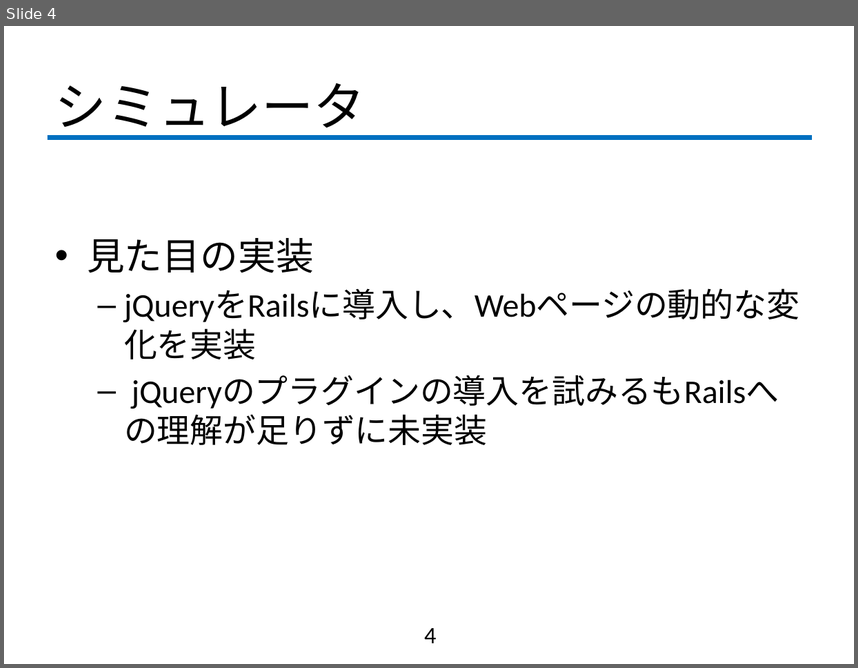
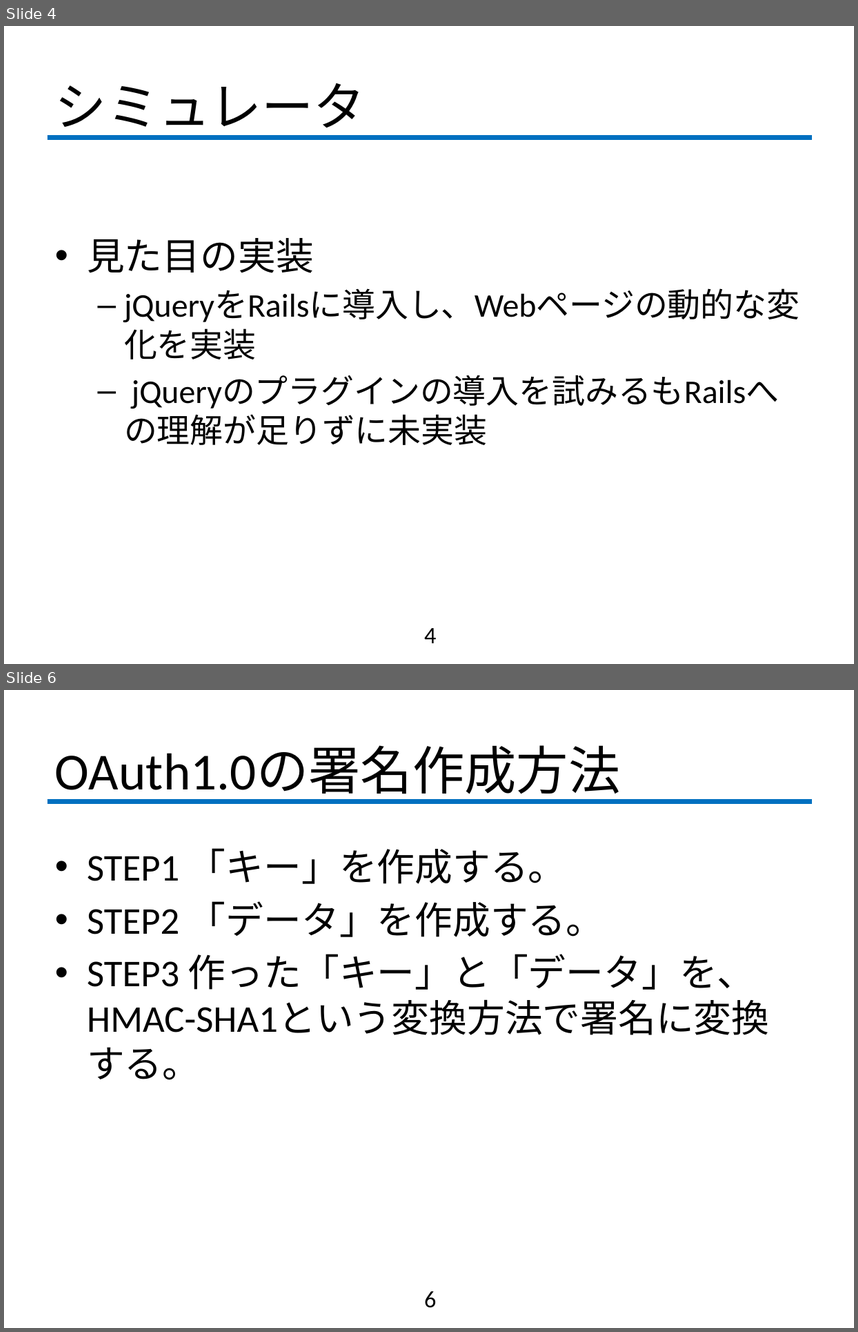
Before and after one commit to fujiLabo/fuji_simu, a slide deck: 0920進捗.pptx. Shown one above the other, each under a label of ours: slide 4 before the commit, slides 4 and 6 after it; the slides between them are not shown. The pictures are 858x668 and 858x1332 pixels, drawn with LibreOffice and Linux fonts; fonts in the diff are those of the drawing; background and template pictures are left out. Boxes give left, top, right and bottom in pixels: in the first picture for what was removed or moved away, otherwise in the second. Text is boxed around its words. In the diff, an @@ line names an element or a change of style, - is before the commit and + after.

```diff
--- a/0920進捗.pptx
+++ b/0920進捗.pptx
@@ slide 6 added at [4, 690, 854, 1328], background #FFFFFF; not listed: 1 template element that a slide beside it also shows @@
@@ title added at [55, 746, 620, 801], 44 pt, text #000000 @@
+OAuth1.0の署名作成方法
@@ text added at [87, 848, 769, 1080], 32 pt, text #000000 @@
+• STEP1 「キー」を作成する。
+• STEP2 「データ」を作成する。
+• STEP3 作った「キー」と「データ」を、HMAC-SHA1という変換方法で署名に変換する。
@@ page number added at [424, 1291, 436, 1308], 20 pt, text #000000 @@
+6
```
Also in this commit, not shown: 2 other slides added, 7 other files.
